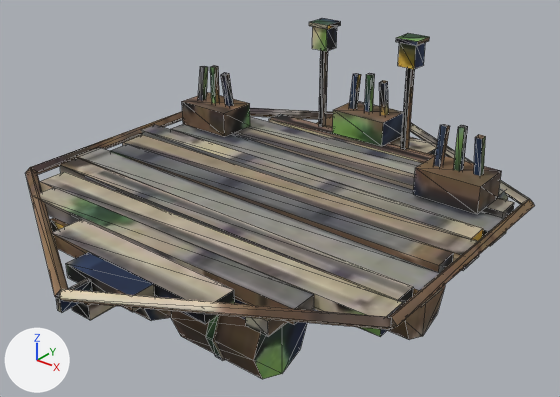
The glTF model client/public/city/raft-c-age1.glb, before and after one commit.
Rendered twice from a 50 mm lens placed at (1.597, -1.934, 1.53), pointed at (0.053, -0.004, 0.333). The lights are fixed; the arrows at lower left show +X, +Y and +Z. The first picture is the older version. Mesh edges are drawn as thin lines. Where no turn or scale is listed for an object, it has been applied to the vertices. Vertices at exactly the same position are counted once.

Before the edit, the objects in view are built like this:
```python
me_raft_c_age1 = bpy.data.meshes.new('raft-c-age1')
me_raft_c_age1.from_pydata(...)  # 560 vertices, 916 faces; spans x -0.8..0.8, y -0.91..0.91, z -0.4..0.4
me_raft_c_age1.materials.append(mat_baked)  # picture img_image_0
ob_raft_c_age1 = bpy.data.objects.new('raft-c-age1', me_raft_c_age1)
ob_raft_c_age1.location = (0.0, 0.0, 0.409)
```
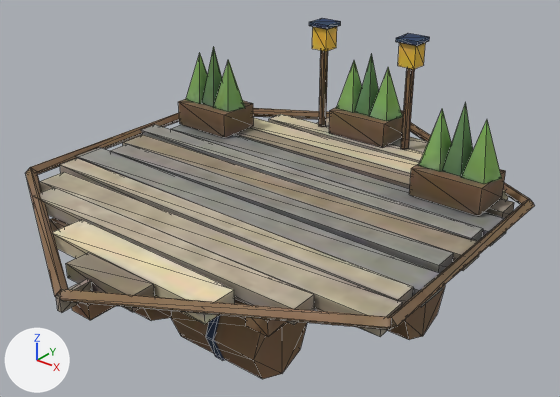
Changed parts and their boxes [x1, y1, x2, y2] in the pictures (560 x 397 px; the box of a moved part takes in the faces that stretch with it):
```json
{"part": 1, "of": "me_raft_c_age1", "change": "added", "after": [409, 164, 506, 216], "on screen": "brown"}
{"part": 2, "of": "me_raft_c_age1", "change": "added", "after": [329, 107, 404, 148], "on screen": "brown"}
{"part": 3, "of": "me_raft_c_age1", "change": "added", "after": [336, 61, 362, 113], "on screen": "green"}
{"part": 4, "of": "me_raft_c_age1", "change": "deleted", "before": [379, 80, 389, 115]}
{"part": 5, "of": "me_raft_c_age1", "change": "deleted", "before": [474, 135, 486, 176]}
{"part": 6, "of": "me_raft_c_age1", "change": "deleted", "before": [221, 73, 234, 107]}
{"part": 7, "of": "me_raft_c_age1", "change": "deleted", "before": [364, 73, 375, 112]}
{"part": 8, "of": "me_raft_c_age1", "change": "moved or reshaped", "before": [182, 65, 502, 214], "after": [178, 46, 502, 184]}
{"part": 9, "of": "me_raft_c_age1", "change": "surface changed", "before": [26, 18, 531, 379], "after": [26, 18, 531, 379]}
```

Scene script edits in JSON lines:
```json
{"block": "me_raft_c_age1", "where": "# used by ob_raft_c_age1; location = (0.0, 0.0, 0.409)"}
{"op": "remove", "block": "me_raft_c_age1", "code": "me_raft_c_age1.from_pydata(...)  # 560 vertices, 916 faces; spans x -0.8..0.8, y -0.91..0.91, z -0.4..0.4"}
{"op": "add", "block": "me_raft_c_age1", "code": "me_raft_c_age1.from_pydata(...)  # 542 vertices, 880 faces; spans x -0.8..0.8, y -0.91..0.91, z -0.4..0.4"}
{"block": "me_raft_c_age1", "change": "me_raft_c_age1 part 1: a new loose piece, a box spanning x 0.43..0.69, y 0.24..0.42, z -0.038..0.061, in mat_baked (picture img_image_0)"}
{"block": "me_raft_c_age1", "change": "me_raft_c_age1 part 2: a new loose piece, a box spanning x -0.13..0.13, y 0.55..0.73, z -0.038..0.061, in mat_baked (picture img_image_0)"}
{"block": "me_raft_c_age1", "change": "me_raft_c_age1 part 3: a new loose piece, a 5-sided cone pointing to +z spanning x -0.15..-0.01, y 0.58..0.71, z 0.06..0.26, in mat_baked (picture img_image_0)"}
{"block": "me_raft_c_age1", "change": "me_raft_c_age1 part 4: the loose piece of 8 vertices spanning x 0.06..0.08, y 0.62..0.66, z 0.04..0.2 is deleted"}
{"block": "me_raft_c_age1", "change": "me_raft_c_age1 part 5: the loose piece of 8 vertices spanning x 0.62..0.64, y 0.31..0.35, z 0.04..0.2 is deleted"}
{"block": "me_raft_c_age1", "change": "me_raft_c_age1 part 6: the loose piece of 8 vertices spanning x -0.5..-0.48, y 0.31..0.35, z 0.04..0.2 is deleted"}
{"block": "me_raft_c_age1", "change": "me_raft_c_age1 part 7: the loose piece of 8 vertices spanning x -0.01..0.01, y 0.63..0.65, z 0.03..0.22 is deleted"}
{"block": "me_raft_c_age1", "change": "me_raft_c_age1 part 8"}
{"block": "me_raft_c_age1", "change": "37 vertices are removed from x -0.64..0.68, y 0.25..0.72, z -0.04..0.22"}
{"block": "me_raft_c_age1", "change": "84 faces are deleted"}
{"block": "me_raft_c_age1", "change": "27 vertices move from x -0.68..0.68, y 0.25..0.72, z -0.04..0.22 to x -0.71..0.64, y 0.24..0.7, z -0.04..0.3"}
{"block": "me_raft_c_age1", "change": "24 vertices are added at x -0.68..0.71, y 0.27..0.71, z 0.06..0.3"}
{"block": "me_raft_c_age1", "change": "5 new vertices lie (0.08, 0.0, 0.0) away from vertices in x -0.6..0.68, y 0.25..0.56, z 0.06"}
{"block": "me_raft_c_age1", "change": "64 new faces join them"}
{"block": "me_raft_c_age1", "change": "me_raft_c_age1 part 9: 766 kept faces spanning x -0.8..0.8, y -0.91..0.91, z -0.4..0.4 get new texture (UV) coordinates"}
```
